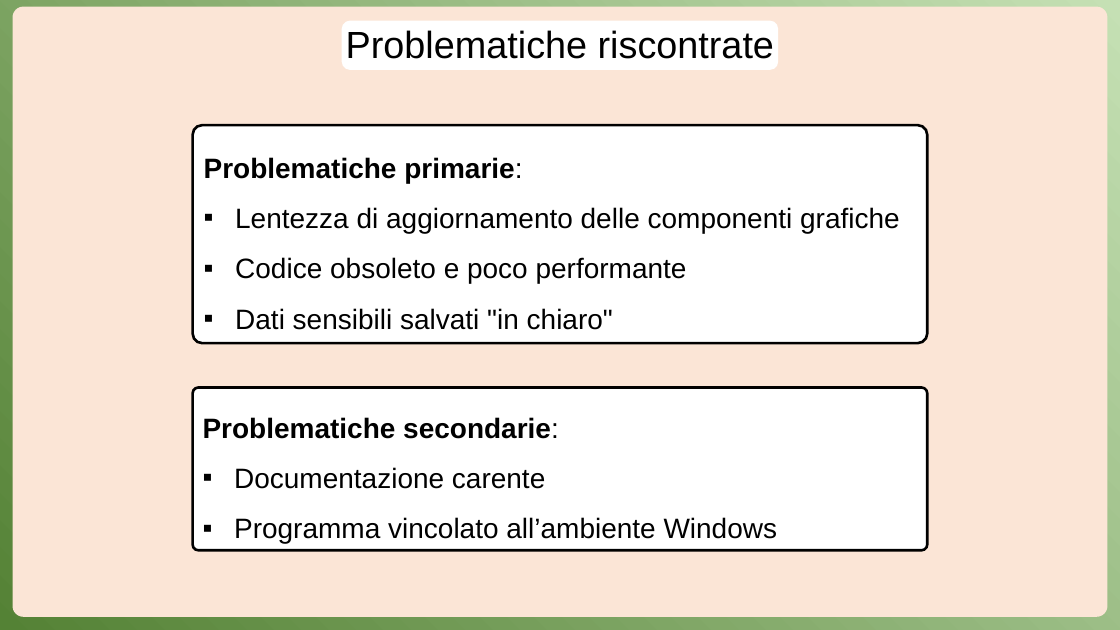
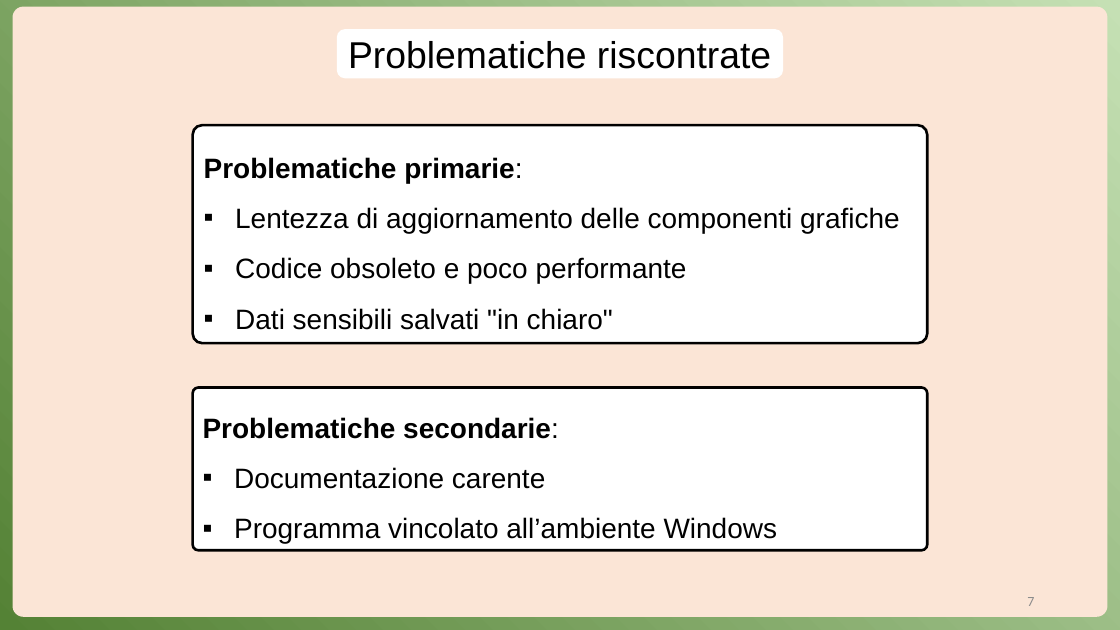
Before and after one commit to Anrighe/Tesi-Laurea-Triennale-Informatica-Unimore, a slide deck: slide 7 of Presentazione_Tesi_Triennale_Informatica_Unimore_2022_2023_Enrico_Marras_152336_v2.pptx (slide 4 before the commit). Drawn at 1120x630 pixels with LibreOffice and Linux fonts; fonts in the diff are those of the drawing. Boxes give left, top, right and bottom in pixels: in the first picture for what was removed or moved away, otherwise in the second. Text is boxed around its words. In the diff, an @@ line names an element or a change of style, - is before the commit and + after.

```diff
--- a/Presentazione_Tesi_Triennale_Informatica_Unimore_2022_2023_Enrico_Marras_152336_v2.pptx
+++ b/Presentazione_Tesi_Triennale_Informatica_Unimore_2022_2023_Enrico_Marras_152336_v2.pptx
@@ rounded rectangle "Problematiche riscontrate": place and size @@
-rounded rectangle "Problematiche riscontrate" at [346, 30, 774, 59]
+rounded rectangle "Problematiche riscontrate" at [337, 29, 783, 79]
@@ rounded rectangle "Problematiche riscontrate" at [337, 29, 783, 79]: size 32.4 to 32 pt; line spacing 0.9 to 1; vertical alignment bottom to middle; fill none to #FFFFFF @@
@@ rounded rectangle removed at [342, 21, 779, 71] @@
@@ page number added at [1027, 597, 1034, 606], 12 pt, text #8C8C8C @@
+7
```
Also in this commit, not shown: 20 other slides changed, 4 slides added, 1 slide removed.
